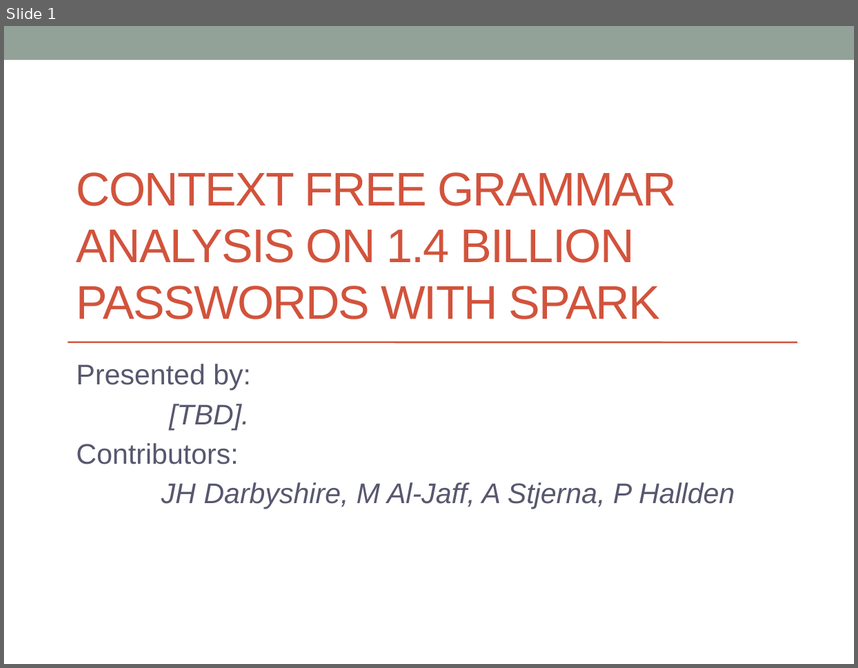
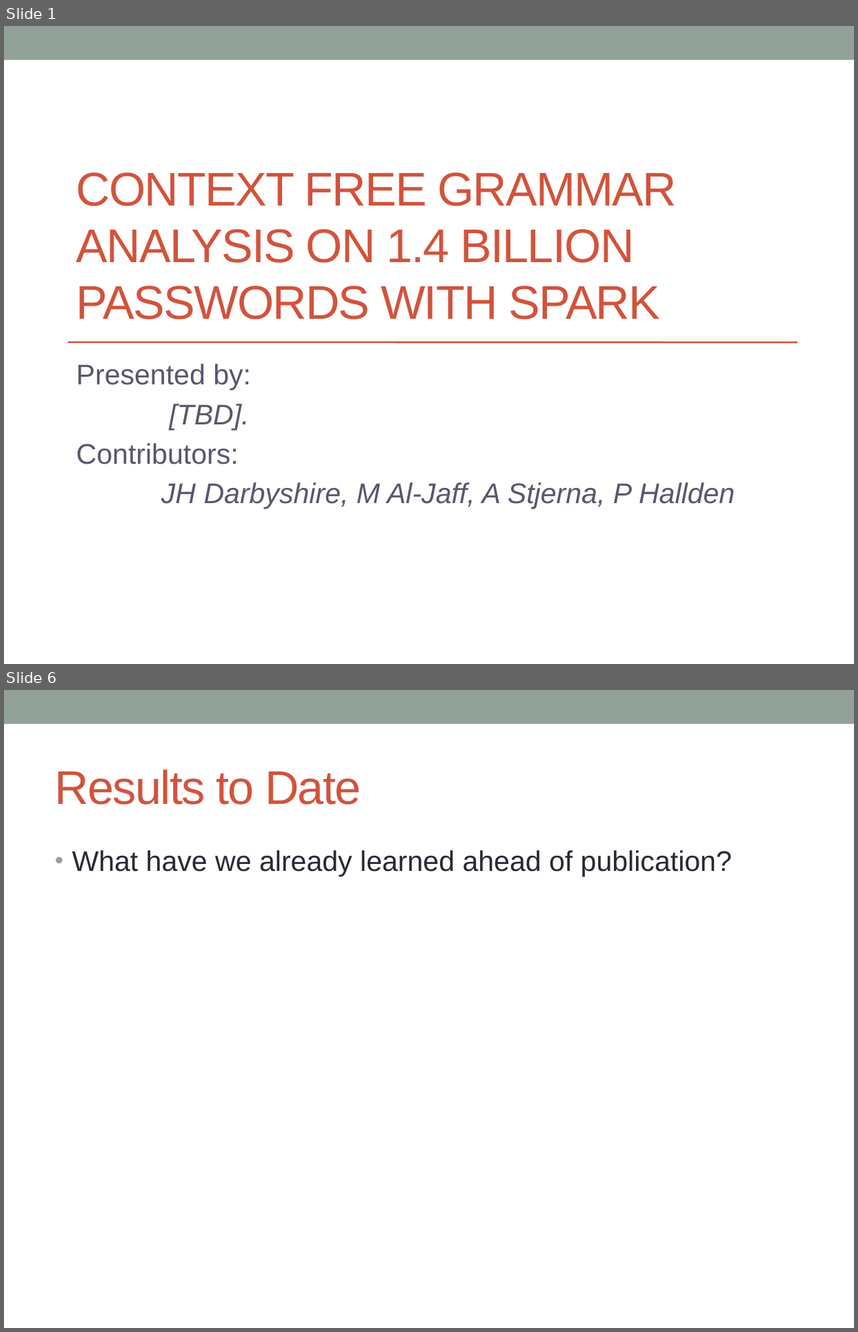
Before and after one commit to ldsa-project-g2/passwords, a slide deck: presentation/group_presentation.pptx. Shown one above the other, each under a label of ours: slide 1 before the commit, slides 1 and 6 after it; the slides between them are not shown. The pictures are 858x668 and 858x1332 pixels, drawn with LibreOffice and Linux fonts; fonts in the diff are those of the drawing. Boxes give left, top, right and bottom in pixels: in the first picture for what was removed or moved away, otherwise in the second. Text is boxed around its words. In the diff, an @@ line names an element or a change of style, - is before the commit and + after.

```diff
--- a/presentation/group_presentation.pptx
+++ b/presentation/group_presentation.pptx
@@ slide 6 added at box(4, 690, 854, 1328), background #FFFFFF; not listed: 1 template element that a slide beside it also shows @@
@@ title added at box(55, 769, 361, 805), 40 pt, text #D2533C @@
+Results to Date
@@ text added at box(72, 850, 732, 877), 24 pt, text #292934 @@
+• What have we already learned ahead of publication?
```
Also in this commit, not shown: 3 slides changed, 1 other slide added.
